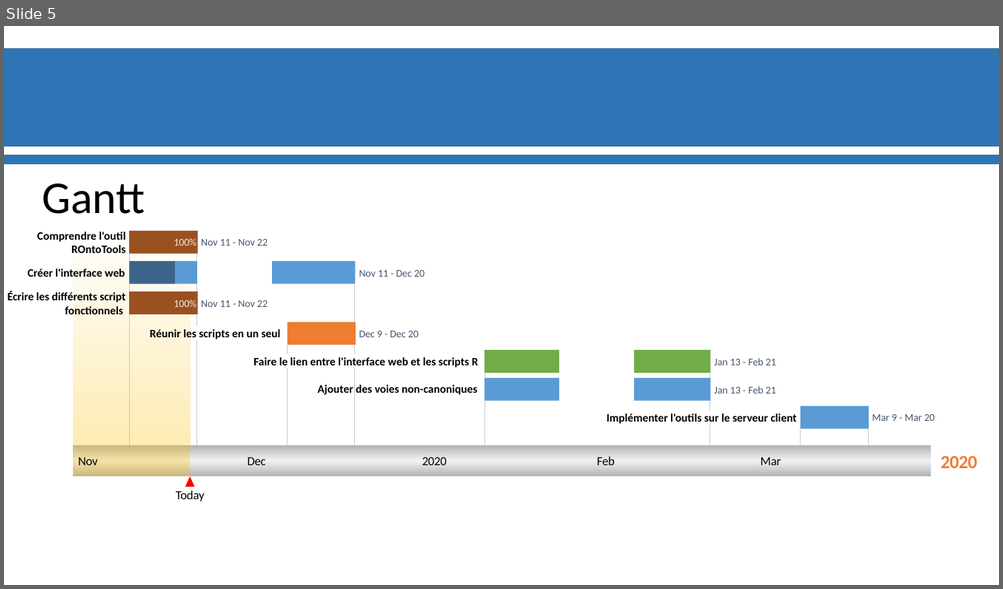
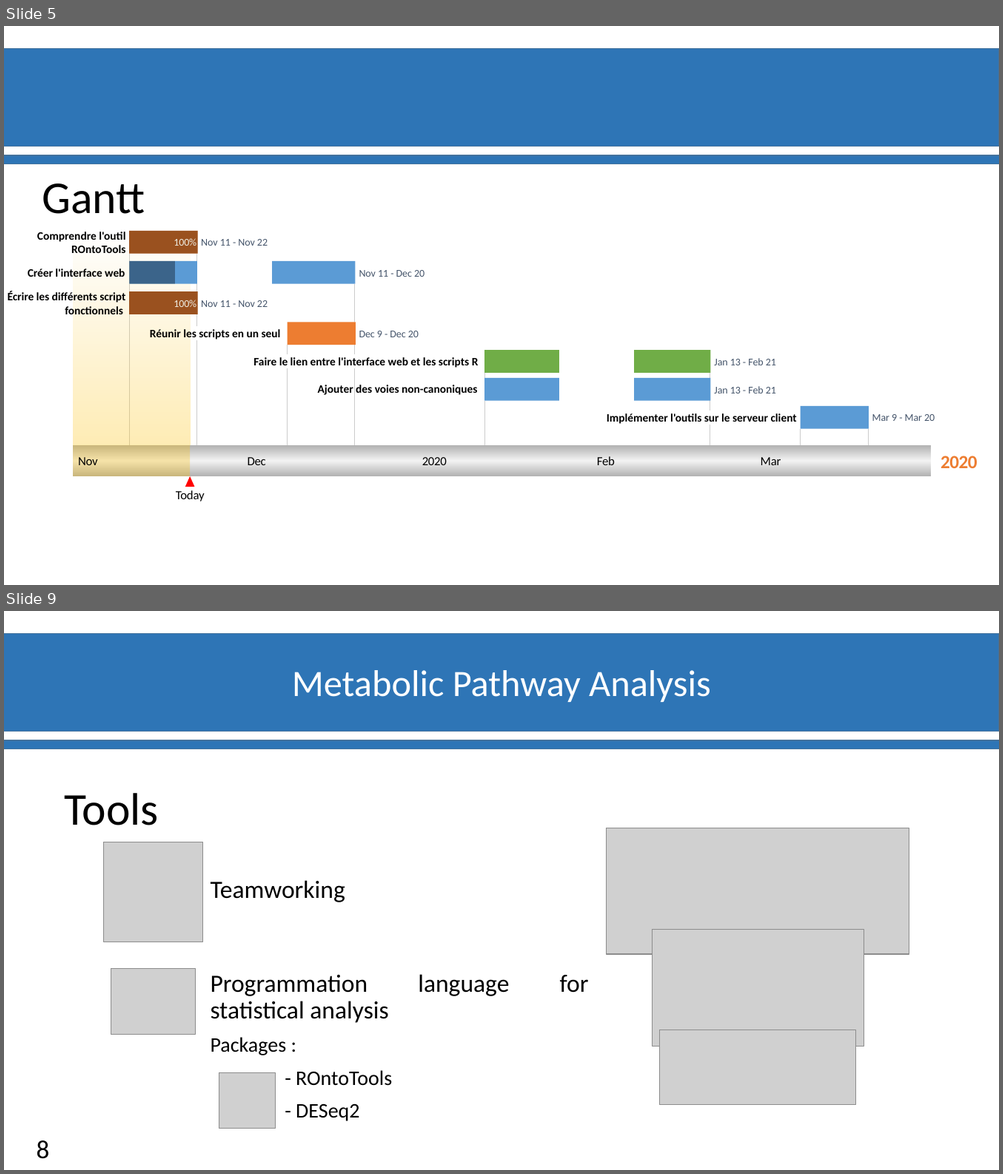
Before and after one commit to materrien/Projet-INSERM, a slide deck: Diapos_Suivit_projet.pptx. Shown one above the other, each under a label of ours: slide 5 before the commit, slides 5 and 9 after it; the slides between them are not shown. The pictures are 1003x589 and 1003x1174 pixels, drawn with LibreOffice and Linux fonts; fonts in the diff are those of the drawing; grey boxes stand for pictures; background and template pictures are left out. Boxes give left, top, right and bottom in pixels: in the first picture for what was removed or moved away, otherwise in the second. Text is boxed around its words. In the diff, an @@ line names an element or a change of style, - is before the commit and + after.

```diff
--- a/Diapos_Suivit_projet.pptx
+++ b/Diapos_Suivit_projet.pptx
@@ slide 9 added at [4, 611, 999, 1170], background #FFFFFF; not listed: 2 template elements that a slide beside it also shows @@
@@ text added at [292, 670, 711, 702], 36 pt, text #FFFFFF @@
+Metabolic Pathway Analysis
@@ text added at [64, 793, 159, 826], 44 pt, text #000000 @@
+Tools
@@ picture added at [607, 828, 909, 954] @@
@@ picture added at [103, 843, 203, 943] @@
@@ text added at [210, 880, 392, 1122], 24 pt, text #000000 @@
+Teamworking
+Programmation language for statistical analysis
+Packages :
+- ROntoTools
+- DESeq2
@@ picture added at [652, 931, 864, 1047] @@
@@ picture added at [111, 969, 195, 1034] @@
@@ picture added at [660, 1031, 856, 1105] @@
@@ picture added at [219, 1073, 276, 1130] @@
@@ page number added at [37, 1141, 50, 1159], 25 pt, text #000000 @@
+8
```
Also in this commit, not shown: 4 slides changed, 2 other slides added, 3 slides removed.
